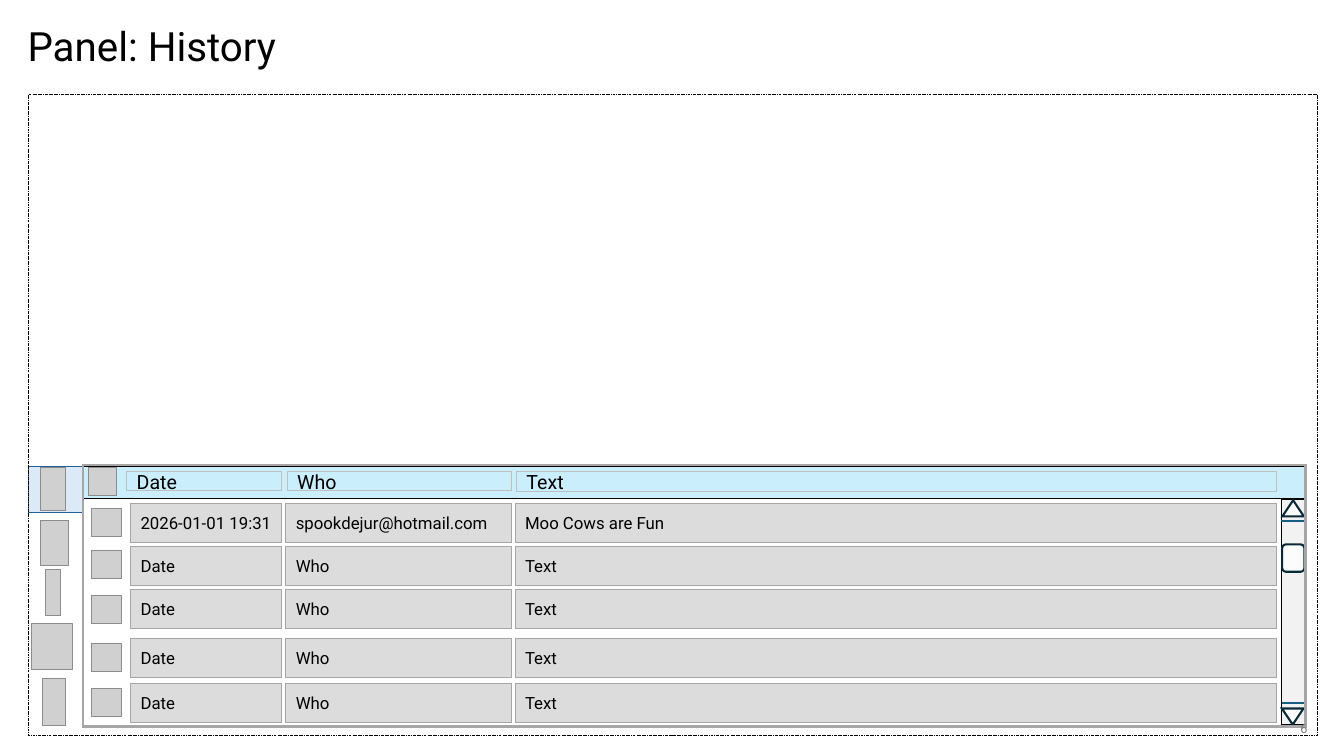
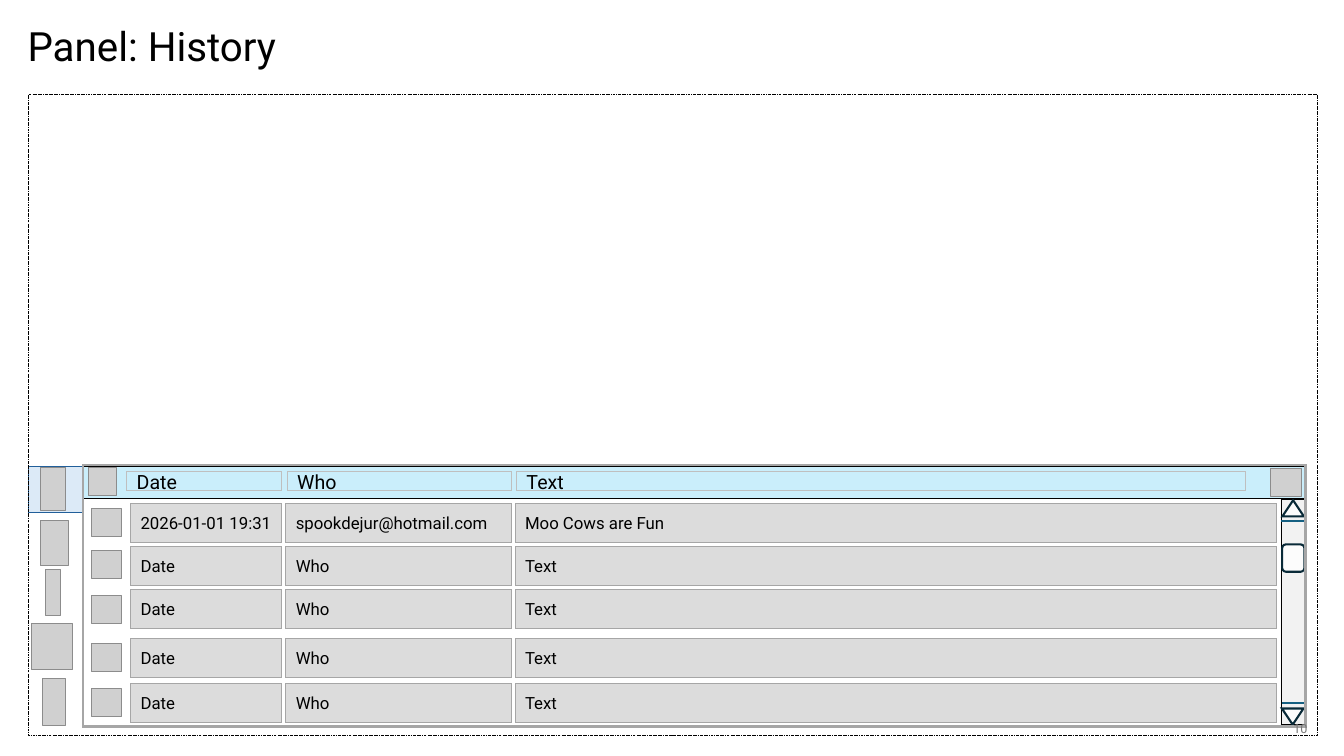
Before and after one commit to BlitzkriegSoftware/item_organizer, a slide deck: slide 10 of docs/ui-design.pptx (slide 6 before the commit). Drawn at 1344x756 pixels with LibreOffice and Linux fonts; fonts in the diff are those of the drawing; grey boxes stand for pictures; background and template pictures are left out. Boxes give left, top, right and bottom in pixels: in the first picture for what was removed or moved away, otherwise in the second. Text is boxed around its words. In the diff, an @@ line names an element or a change of style, - is before the commit and + after.

```diff
--- a/docs/ui-design.pptx
+++ b/docs/ui-design.pptx
@@ rectangle "Text": place and size @@
-rectangle "Text" at (516, 472, 1276, 491)
+rectangle "Text" at (516, 472, 1245, 491)
@@ picture added at (1270, 468, 1302, 496) @@
@@ page number at (1293, 721, 1307, 736): text changed @@
-6
+10
```
Also in this commit, not shown: 10 other slides changed, 13 slides added, 1 slide removed, 11 other files.
